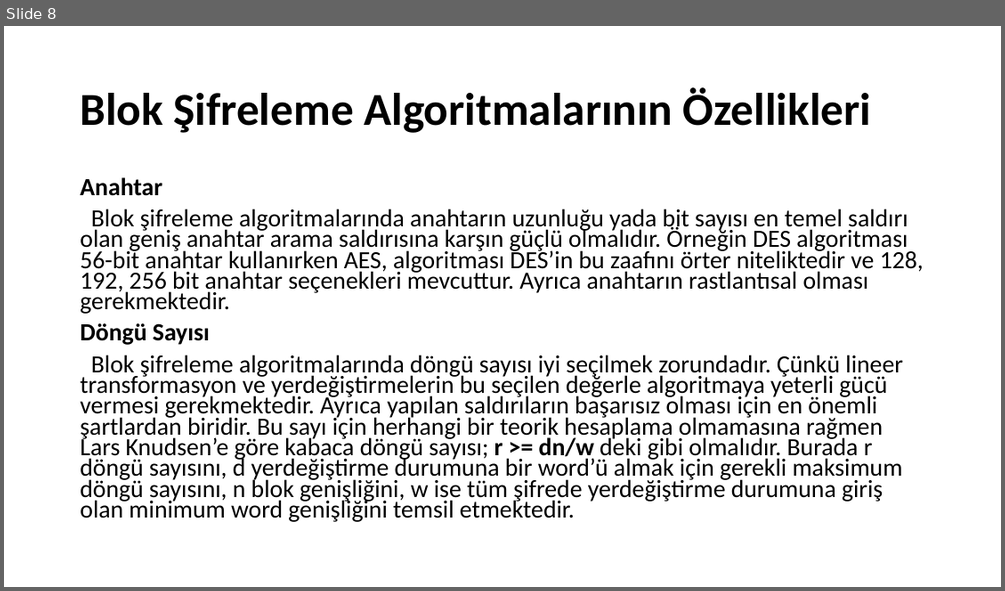
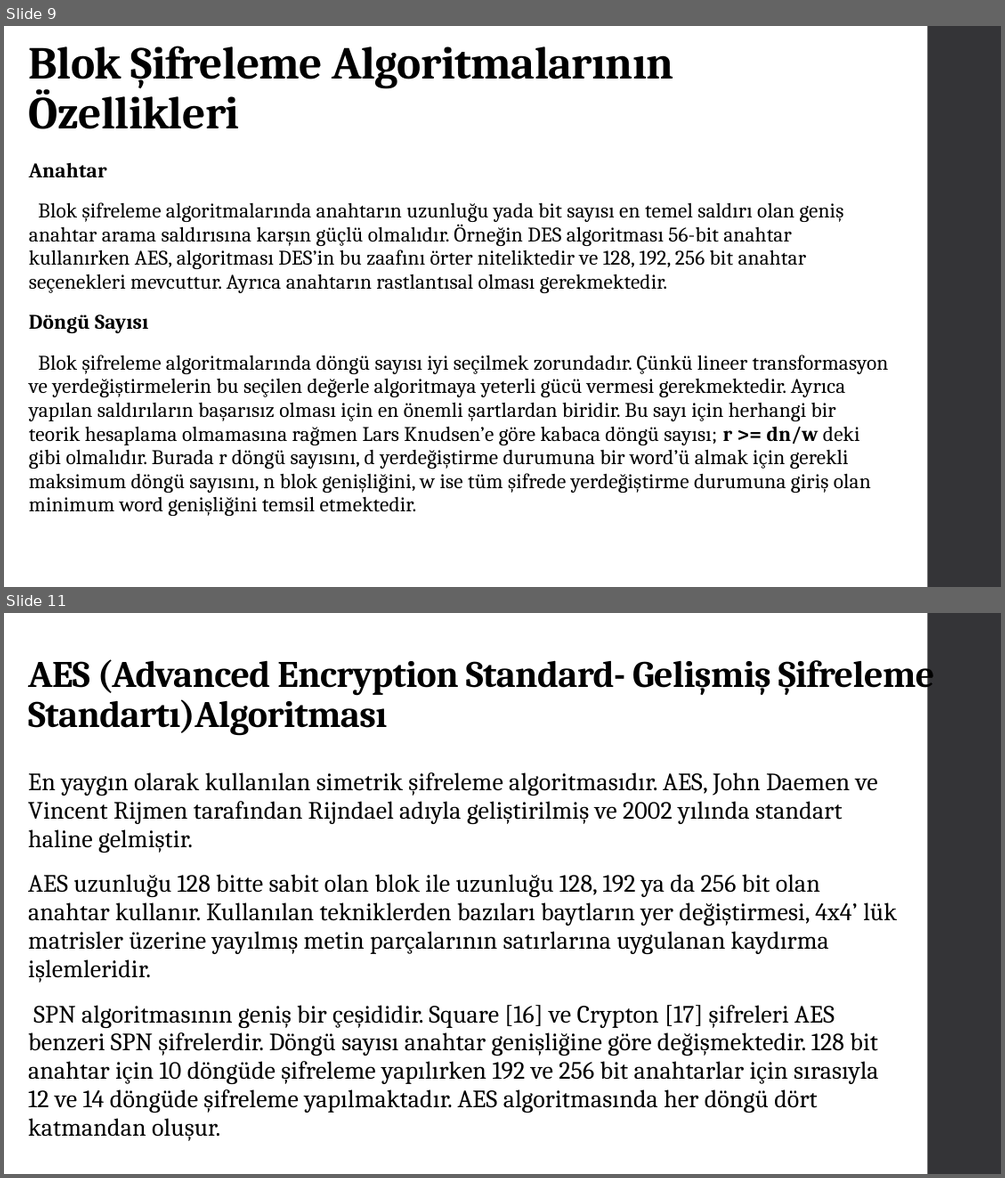
Before and after one commit to Asroyx/assay, a slide deck: sifreleme algoritma.pptx. Shown one above the other, each under a label of ours: slide 8 before the commit, slides 9 and 11 after it; the slides between them are not shown. The pictures are 1005x591 and 1005x1178 pixels, drawn with LibreOffice and Linux fonts; fonts in the diff are those of the drawing. Boxes give left, top, right and bottom in pixels: in the first picture for what was removed or moved away, otherwise in the second. Text is boxed around its words. In the diff, an @@ line names an element or a change of style, - is before the commit and + after.

```diff
--- a/sifreleme algoritma.pptx
+++ b/sifreleme algoritma.pptx
@@ slide 11 added at [4, 613, 1001, 1174], background #FFFFFF; not listed: 1 template element that a slide beside it also shows @@
@@ title added at [28, 652, 935, 736], 36 pt, text #000000, bold @@
+AES (Advanced Encryption Standard- Gelişmiş Şifreleme Standartı)Algoritması
@@ text added at [28, 772, 897, 1141], 24 pt, text #000000 @@
+En yaygın olarak kullanılan simetrik şifreleme algoritmasıdır. AES, John Daemen ve Vincent Rijmen tarafından Rijndael adıyla geliştirilmiş ve 2002 yılında standart haline gelmiştir.
+AES uzunluğu 128 bitte sabit olan blok ile uzunluğu 128, 192 ya da 256 bit olan anahtar kullanır. Kullanılan tekniklerden bazıları baytların yer değiştirmesi, 4x4’ lük matrisler üzerine yayılmış metin parçalarının satırlarına uygulanan kaydırma işlemleridir.
+SPN algoritmasının geniş bir çeşididir. Square [16] ve Crypton [17] şifreleri AES benzeri SPN şifrelerdir. Döngü sayısı anahtar genişliğine göre değişmektedir. 128 bit anahtar için 10 döngüde şifreleme yapılırken 192 ve 256 bit anahtarlar için sırasıyla 12 ve 14 döngüde şifreleme yapılmaktadır. AES algoritmasında her döngü dört katmandan oluşur.
@@ what was slide 8 is now slide 9 @@
@@ slide 9 changed as well @@
@@ title "Blok Şifreleme Algoritmalarının Özellikleri": place and size @@
-title "Blok Şifreleme Algoritmalarının Özellikleri" at [80, 87, 871, 133]
+title "Blok Şifreleme Algoritmalarının Özellikleri" at [29, 46, 673, 129]
@@ title "Blok Şifreleme Algoritmalarının Özellikleri" at [29, 46, 673, 129]: font Calibri to Cambria, letter spacing 0 to -0.5 pt; vertical alignment middle to bottom @@
@@ rectangle added at [928, 26, 1001, 587], fill #353537 @@
@@ text "Anahtar": place and size @@
-text "Anahtar" at [80, 177, 923, 522]
+text "Anahtar" at [29, 162, 889, 516]
@@ text "Anahtar" at [29, 162, 889, 516]: size 23.8 to 20 pt, font Calibri to Cambria, letter spacing 0 to 0.1 pt; line spacing 0.7 to 0.95; more space between paragraphs @@
```
Also in this commit, not shown: 7 other slides changed, 9 other slides added.
